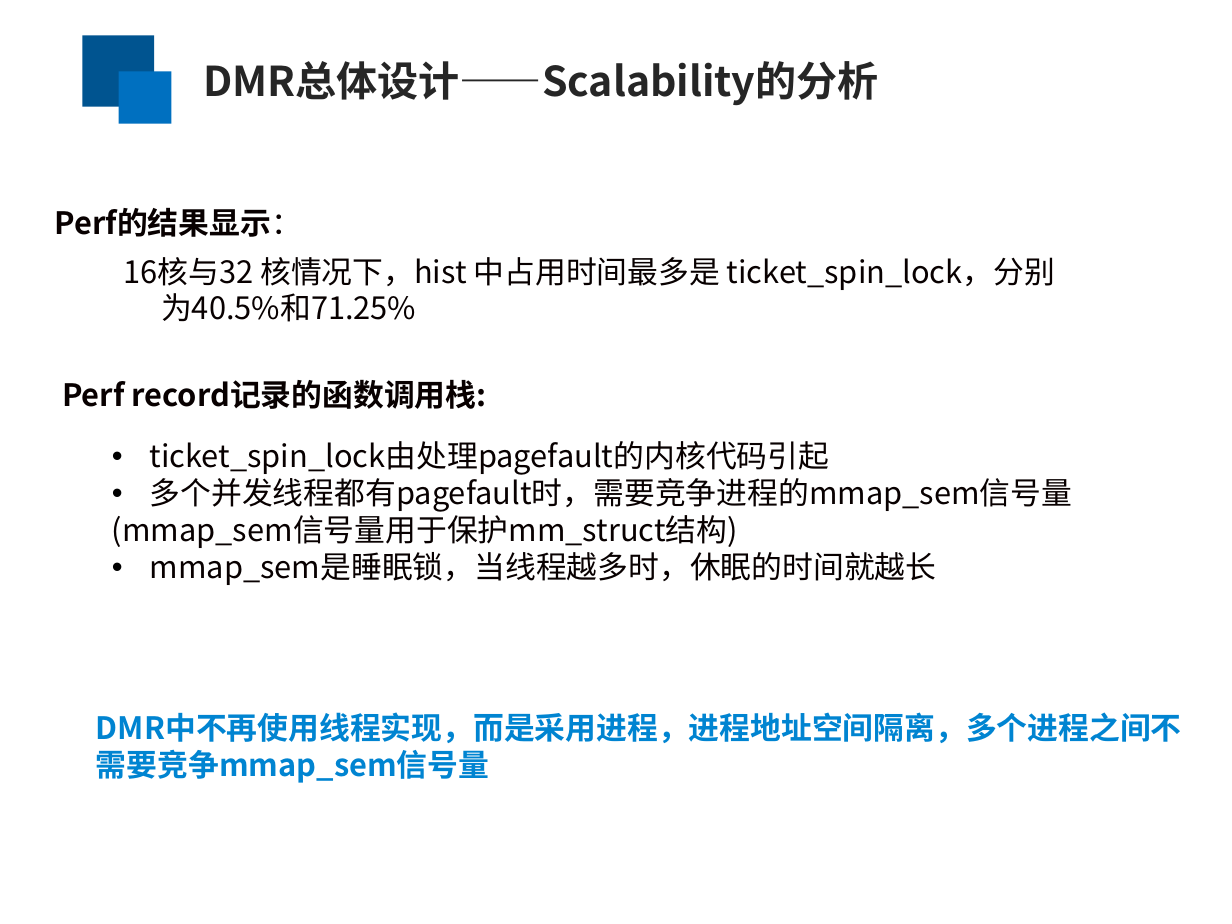
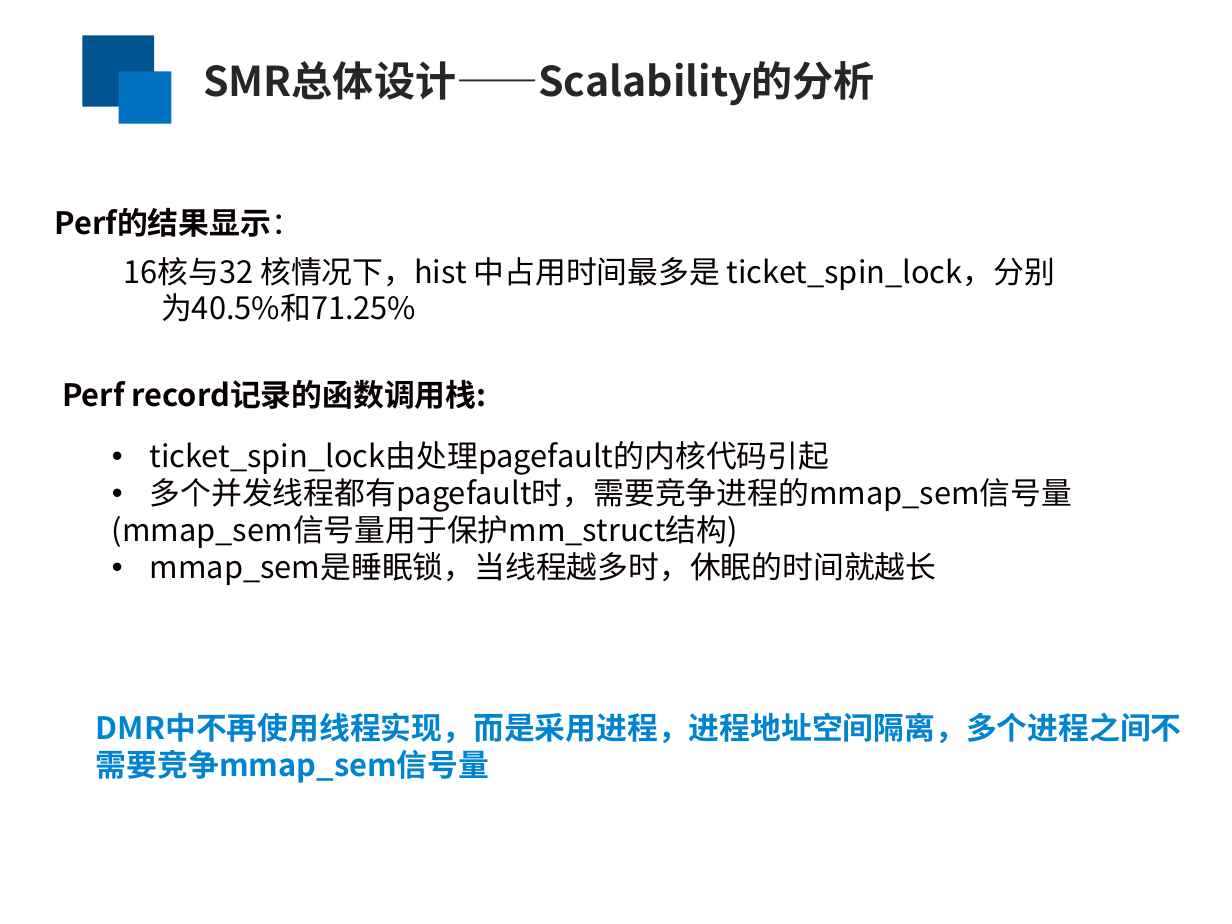
Before and after one commit to yufenyu/work, a slide deck: slide 12 of dmr_paper/paper/chinaSys-2016.ppt. Drawn at 1232x924 pixels with LibreOffice and Linux fonts; fonts in the diff are those of the drawing. Boxes give left, top, right and bottom in pixels: in the first picture for what was removed or moved away, otherwise in the second. Text is boxed around its words. In the diff, an @@ line names an element or a change of style, - is before the commit and + after.

```diff
--- a/dmr_paper/paper/chinaSys-2016.ppt
+++ b/dmr_paper/paper/chinaSys-2016.ppt
@@ text at bbox=[203, 61, 875, 105]: text changed @@
-DMR总体设计——Scalability的分析
+SMR总体设计——Scalability的分析
```
Also in this commit, not shown: 9 other slides changed.
